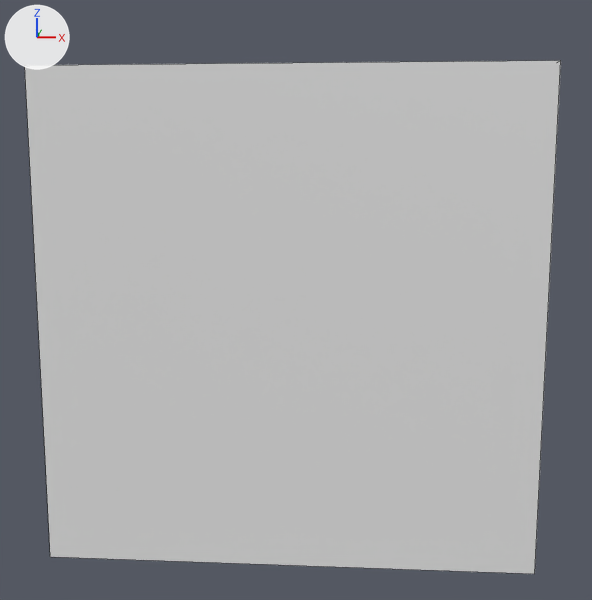
A saved change to the Blender file res/mesh/minifig/minifigure.blend.
Both versions are drawn from a camera (50 mm lens) standing at (-0.331, -0.639, 0.253) and looking at (-0.377, -0.001, 0.147). Lighting does not change. The marker at upper left points along +X, +Y and +Z. Mesh edges are drawn as thin lines. The same objects are shown in both versions, whatever each file hides.

The first picture shows 'focus'.
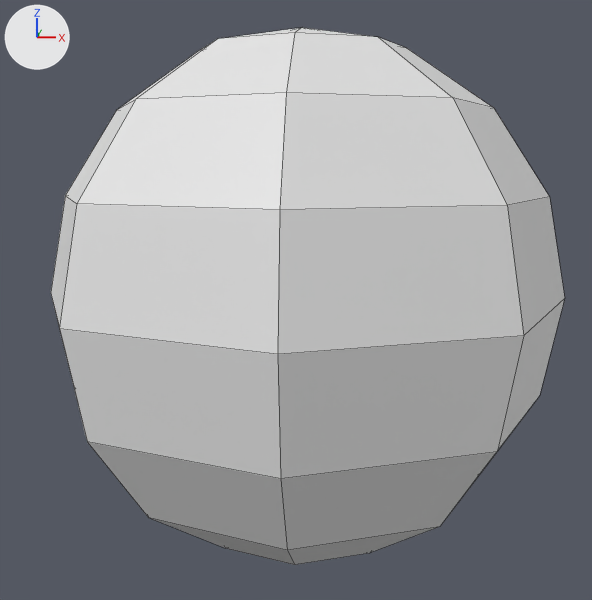
Scene script edits in JSON lines:
```json
{"block": "me_cube", "where": "# used by ob_focus; location = (0.0, 0.0, 0.0); scale = (0.154, 0.154, 0.154)"}
{"op": "remove", "block": "me_cube", "code": "me_cube.from_pydata(...)  # 8 vertices, 6 faces; spans x -3.41..-1.41, y -1.0..1.0, z 0.01..2.01"}
{"op": "add", "block": "me_cube", "code": "me_cube.from_pydata(...)  # 58 vertices, 64 faces; spans x -1.0..1.0, y -1.0..1.0, z -1.0..1.0"}
{"block": "me_cube", "change": "me_cube part 1: the whole mesh is rebuilt"}
{"op": "set", "path": "ob_focus.location", "old": "(0.0, 0.0, 0.0)", "new": "(-0.3725, 0.0, 0.1501)"}
{"op": "set", "path": "ob_focus.scale", "old": "(0.154, 0.154, 0.154)", "new": "(0.203, 0.203, 0.203)"}
```

Boxes [x1, y1, x2, y2] around the edits, measured in the pictures (592 x 600 px):
```json
{"object": "focus", "change": "reshaped, moved, rescaled", "before": [25, 61, 561, 574], "after": [51, 28, 565, 565]}
```
